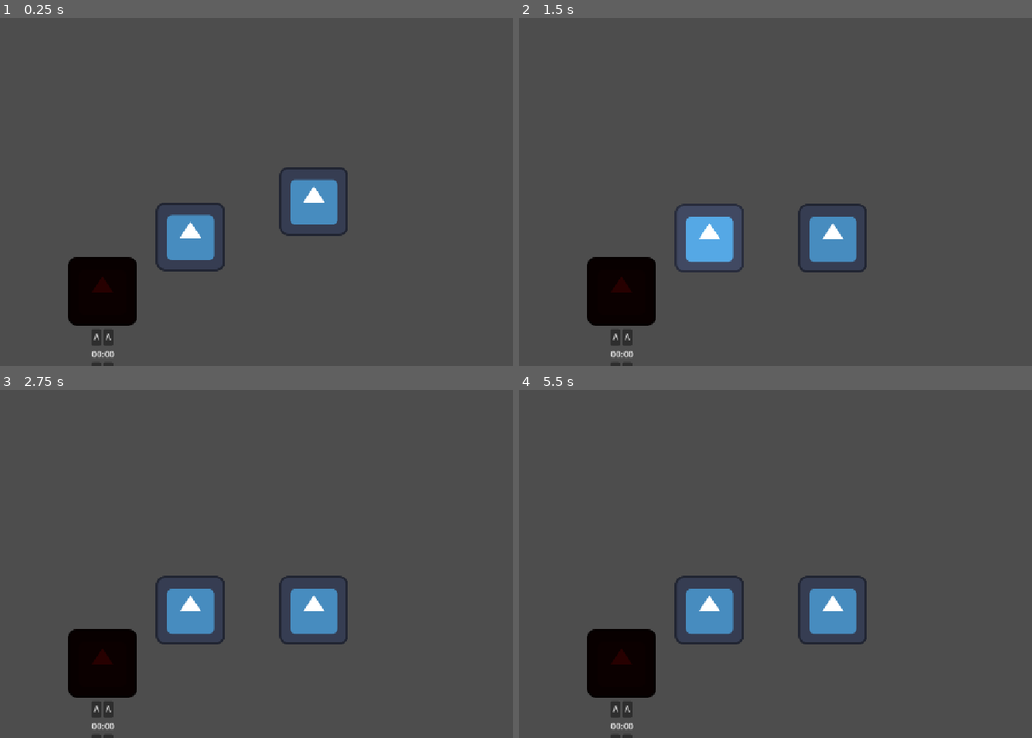
Above: before the commit, frames 1-4 (two rows, left to right).
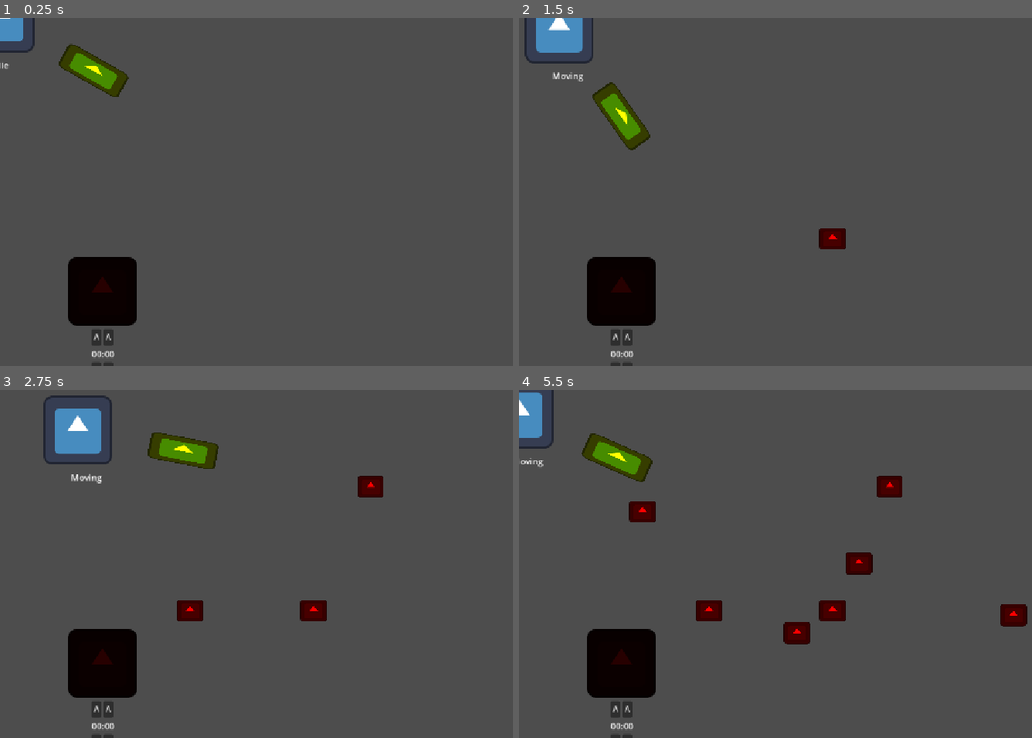
Above: after the commit, the same moments.

Repository: bugybon/chaotic-business-gamejam
Game: Godot game, scene res://scenes/kitchen.tscn
Same seed, same stepped clock (60 frames per second), same inputs: the game is played once before the commit and once after it. The project has no main scene, so this scene is started directly. The engine's default icon, where the game draws it, is replaced by a stand-in: a white triangle on a blue panel in a dark square.
Inputs (mouse positions are in pixels of both pictures, inside the frame that each line leads up to):
- Up to frame 1 (0.25 s): no input
- Up to frame 2 (1.5 s): move the mouse to (831, 240) at 0.52 s; hold D (right, bound only after the commit) 0.53-1.28 s; right-click (831, 240) at 0.6 s; move the mouse to (708, 240) at 1.27 s; hold S (down, bound only after the commit) from 1.28 s (still down); click (708, 240) at 1.35 s
- Up to frame 3 (2.75 s): right-click (189, 612) at 1.55 s; move the mouse to (369, 487) at 2.02 s; release S (down, bound only after the commit) at 2.03 s; hold D (right, bound only after the commit) from 2.03 s (still down); right-click (369, 487) at 2.1 s
- Up to frame 4 (5.5 s): move the mouse to (796, 633) at 2.77 s; release D (right, bound only after the commit) at 2.78 s; hold W (up, bound only after the commit) 2.78-3.53 s; right-click (796, 633) at 2.85 s; move the mouse to (1011, 616) at 3.52 s; press the mouse at (1011, 616) at 3.53 s; hold A (left, bound only after the commit) 3.53-5.03 s; right-click (1011, 616) at 3.8 s; move the mouse to (642, 511) at 4.27 s; release the mouse at (642, 511) at 4.28 s; right-click (642, 511) at 4.35 s; move the mouse to (857, 564) at 5.02 s; hold S (down, bound only after the commit) from 5.03 s (still down); right-click (857, 564) at 5.1 s

The runs differ from the first frame. In frame 1, 4.6% of the frame differs, in the area x 0-68%, y 0-73%; in frame 2, 5.3%; in frame 3, 6.1%; in frame 4, 6.5%, in the area x 0-100%, y 0-74%.
Error before the commit: Invalid assignment of property or key 'is_empty' with value of type 'bool' on a base object of type 'Node2D'. (res://scripts/fish.gd:18)

Commit message:
gun rotating around player and shooting a static in space bullet

Diff:
--- a/objects/player.tscn
+++ b/objects/player.tscn
@@ -14,12 +14,22 @@
 
 [node name="Player" type="CharacterBody2D" unique_id=1804814031]
 script = ExtResource("1_3rerk")
+weapon_distance = 200.0
+max_health = 20
 
 [node name="Weapon" parent="." unique_id=1968143525 instance=ExtResource("2_3rfka")]
-position = Vector2(154, 1)
 
-[node name="StateMachine" type="Node" parent="." unique_id=710805598]
+[node name="Sprite2D" type="Sprite2D" parent="." unique_id=1267373887]
+texture = ExtResource("6_3nfmf")
+
+[node name="CollisionShape2D" type="CollisionShape2D" parent="." unique_id=1296323848]
+shape = SubResource("CapsuleShape2D_8321d")
+
+[node name="WeaponPivot" type="Marker2D" parent="." unique_id=439867900]
+
+[node name="StateMachine" type="Node" parent="." unique_id=710805598 node_paths=PackedStringArray("initial_state")]
 script = ExtResource("2_i825w")
+initial_state = NodePath("Idle")
 
 [node name="Moving" type="Node" parent="StateMachine" unique_id=335193929]
 script = ExtResource("3_3rfka")
@@ -30,8 +40,8 @@
 [node name="Ranged" type="Node" parent="StateMachine" unique_id=1801741218]
 script = ExtResource("5_4vq5b")
 
-[node name="Sprite2D" type="Sprite2D" parent="." unique_id=1267373887]
-texture = ExtResource("6_3nfmf")
-
-[node name="CollisionShape2D" type="CollisionShape2D" parent="." unique_id=1296323848]
-shape = SubResource("CapsuleShape2D_8321d")
+[node name="CurrentState" type="Label" parent="." unique_id=508296380]
+offset_left = -13.0
+offset_top = 76.0
+offset_right = 27.0
+offset_bottom = 99.0
--- a/objects/weapon.tscn
+++ b/objects/weapon.tscn
@@ -3,8 +3,45 @@
 [ext_resource type="Script" uid="uid://jlml0omxnd6y" path="res://scripts/weapon.gd" id="1_6dv0v"]
 [ext_resource type="Texture2D" uid="uid://bh0xc8yfdwl3s" path="res://icon.svg" id="1_ksv7g"]
 
+[sub_resource type="Animation" id="Animation_6dv0v"]
+length = 0.001
+tracks/0/type = "value"
+tracks/0/imported = false
+tracks/0/enabled = true
+tracks/0/path = NodePath("Sprite2D:position")
+tracks/0/interp = 1
+tracks/0/loop_wrap = true
+tracks/0/keys = {
+"times": PackedFloat32Array(0),
+"transitions": PackedFloat32Array(1),
+"update": 0,
+"values": [Vector2(0, 0)]
+}
+
+[sub_resource type="Animation" id="Animation_ronfr"]
+resource_name = "ranged_attack"
+length = 0.19999999999999998
+tracks/0/type = "value"
+tracks/0/imported = false
+tracks/0/enabled = true
+tracks/0/path = NodePath("Sprite2D:position")
+tracks/0/interp = 2
+tracks/0/loop_wrap = true
+tracks/0/keys = {
+"times": PackedFloat32Array(0, 0.2),
+"transitions": PackedFloat32Array(1, 1),
+"update": 0,
+"values": [Vector2(-38, 0), Vector2(0, 0)]
+}
+
+[sub_resource type="AnimationLibrary" id="AnimationLibrary_py1eh"]
+_data = {
+&"RESET": SubResource("Animation_6dv0v"),
+&"ranged_attack": SubResource("Animation_ronfr")
+}
+
 [node name="Weapon" type="Node2D" unique_id=1968143525]
-position = Vector2(65, 0)
+position = Vector2(10, 0)
 script = ExtResource("1_6dv0v")
 
 [node name="Sprite2D" type="Sprite2D" parent="." unique_id=272272656]
@@ -14,3 +51,11 @@
 
 [node name="Marker2D" type="Marker2D" parent="." unique_id=1181387520]
 position = Vector2(64, 3)
+
+[node name="RayCast2D" type="RayCast2D" parent="." unique_id=1934688693]
+target_position = Vector2(128, 0)
+
+[node name="AnimationPlayer" type="AnimationPlayer" parent="." unique_id=1913558726]
+libraries/ = SubResource("AnimationLibrary_py1eh")
+
+[connection signal="animation_finished" from="AnimationPlayer" to="." method="_on_animation_player_animation_finished"]
--- /dev/null
+++ b/objects/weapon_projectile.tscn
@@ -0,0 +1,22 @@
+[gd_scene format=3 uid="uid://s4mjykluy4ml"]
+
+[ext_resource type="Texture2D" uid="uid://bh0xc8yfdwl3s" path="res://icon.svg" id="1_tfj36"]
+[ext_resource type="Script" uid="uid://cnhabbcg6e2pg" path="res://scripts/weapon_projectile.gd" id="1_w73ur"]
+
+[sub_resource type="RectangleShape2D" id="RectangleShape2D_w73ur"]
+size = Vector2(50, 38)
+
+[node name="WeaponProjectile" type="Area2D" unique_id=2138986374]
+collision_layer = 0
+monitorable = false
+script = ExtResource("1_w73ur")
+
+[node name="Sprite2D" type="Sprite2D" parent="." unique_id=1312088110]
+self_modulate = Color(1, 0, 0, 1)
+position = Vector2(0, -0.9999963)
+scale = Vector2(0.3828125, 0.3203125)
+texture = ExtResource("1_tfj36")
+
+[node name="CollisionShape2D" type="CollisionShape2D" parent="." unique_id=1846200577]
+position = Vector2(1, -2)
+shape = SubResource("RectangleShape2D_w73ur")
--- a/project.godot
+++ b/project.godot
@@ -30,6 +30,35 @@
 "events": [Object(InputEventMouseButton,"resource_local_to_scene":false,"resource_name":"","device":-1,"window_id":0,"a …(253 unchanged characters)…
 ]
 }
+attack_ranged={
+"deadzone": 0.2,
+"events": [Object(InputEventMouseButton,"resource_local_to_scene":false,"resource_name":"","device":-1,"window_id":0,"alt_pressed":false,"shift_pressed":false,"ctrl_pressed":false,"meta_pressed":false,"button_mask":2,"position":Vector2(518.8838, 6.40625),"global_position":Vector2(530.8838, 66.40625),"factor":1.0,"button_index":2,"canceled":false,"pressed":true,"double_click":false,"script":null)
+]
+}
+up={
+"deadzone": 0.2,
+"events": [Object(InputEventKey,"resource_local_to_scene":false,"resource_name":"","device":-1,"window_id":0,"alt_pressed":false,"shift_pressed":false,"ctrl_pressed":false,"meta_pressed":false,"pressed":false,"keycode":0,"physical_keycode":87,"key_label":0,"unicode":119,"location":0,"echo":false,"script":null)
+, Object(InputEventKey,"resource_local_to_scene":false,"resource_name":"","device":-1,"window_id":0,"alt_pressed":false,"shift_pressed":false,"ctrl_pressed":false,"meta_pressed":false,"pressed":false,"keycode":0,"physical_keycode":4194320,"key_label":0,"unicode":0,"location":0,"echo":false,"script":null)
+]
+}
+down={
+"deadzone": 0.2,
+"events": [Object(InputEventKey,"resource_local_to_scene":false,"resource_name":"","device":-1,"window_id":0,"alt_pressed":false,"shift_pressed":false,"ctrl_pressed":false,"meta_pressed":false,"pressed":false,"keycode":0,"physical_keycode":83,"key_label":0,"unicode":115,"location":0,"echo":false,"script":null)
+, Object(InputEventKey,"resource_local_to_scene":false,"resource_name":"","device":-1,"window_id":0,"alt_pressed":false,"shift_pressed":false,"ctrl_pressed":false,"meta_pressed":false,"pressed":false,"keycode":0,"physical_keycode":4194322,"key_label":0,"unicode":0,"location":0,"echo":false,"script":null)
+]
+}
+left={
+"deadzone": 0.2,
+"events": [Object(InputEventKey,"resource_local_to_scene":false,"resource_name":"","device":-1,"window_id":0,"alt_pressed":false,"shift_pressed":false,"ctrl_pressed":false,"meta_pressed":false,"pressed":false,"keycode":0,"physical_keycode":65,"key_label":0,"unicode":97,"location":0,"echo":false,"script":null)
+, Object(InputEventKey,"resource_local_to_scene":false,"resource_name":"","device":-1,"window_id":0,"alt_pressed":false,"shift_pressed":false,"ctrl_pressed":false,"meta_pressed":false,"pressed":false,"keycode":0,"physical_keycode":4194319,"key_label":0,"unicode":0,"location":0,"echo":false,"script":null)
+]
+}
+right={
+"deadzone": 0.2,
+"events": [Object(InputEventKey,"resource_local_to_scene":false,"resource_name":"","device":-1,"window_id":0,"alt_pressed":false,"shift_pressed":false,"ctrl_pressed":false,"meta_pressed":false,"pressed":false,"keycode":0,"physical_keycode":68,"key_label":0,"unicode":100,"location":0,"echo":false,"script":null)
+, Object(InputEventKey,"resource_local_to_scene":false,"resource_name":"","device":-1,"window_id":0,"alt_pressed":false,"shift_pressed":false,"ctrl_pressed":false,"meta_pressed":false,"pressed":false,"keycode":0,"physical_keycode":4194321,"key_label":0,"unicode":0,"location":0,"echo":false,"script":null)
+]
+}
 
 [physics]
 
--- a/scenes/kitchen.tscn
+++ b/scenes/kitchen.tscn
@@ -1,20 +1,16 @@
 [gd_scene format=3 uid="uid://c2jbsai4t8e8k"]
 
+[ext_resource type="PackedScene" uid="uid://bbymadwhk5cow" path="res://objects/player.tscn" id="1_2b6py"]
 [ext_resource type="PackedScene" uid="uid://bytdmrn425dky" path="res://objects/grill.tscn" id="1_7ilqw"]
-[ext_resource type="PackedScene" uid="uid://c00lrexnw36os" path="res://objects/fish.tscn" id="2_mrp8g"]
 
 [sub_resource type="WorldBoundaryShape2D" id="WorldBoundaryShape2D_8321d"]
 
 [node name="Kitchen" type="Node2D" unique_id=512525790]
 
-[node name="Fish2" parent="." unique_id=1804225676 instance=ExtResource("2_mrp8g")]
-position = Vector2(585, 313)
+[node name="Player" parent="." unique_id=1804814031 instance=ExtResource("1_2b6py")]
 
 [node name="Grill" parent="." unique_id=914360036 instance=ExtResource("1_7ilqw")]
 position = Vector2(191, 509)
-
-[node name="Fish" parent="." unique_id=1128632409 instance=ExtResource("2_mrp8g")]
-position = Vector2(355, 379)
 
 [node name="StaticBody2D" type="StaticBody2D" parent="." unique_id=1454758829]
 position = Vector2(565, 476)
--- a/scripts/player.gd
+++ b/scripts/player.gd
@@ -4,7 +4,8 @@
 @onready var weapon: Node2D = $Weapon
 @export var speed = 100
 @onready var current_state: Label = $CurrentState
-
+@onready var weapon_pivot: Marker2D = $WeaponPivot
+@export var weapon_distance:float = 10.0
 signal attack_finished
 
 var direction = "front"
@@ -33,9 +34,8 @@
 
 func apply_movement():
 	velocity = input_direction * speed
+
+	var mouse_direction:Vector2 = weapon_pivot.global_position.direction_to(get_global_mouse_position())
+	weapon.global_position = weapon_pivot.global_position + mouse_direction * weapon_distance
+	print(weapon_pivot.global_position, global_position)
 	weapon.look_at(get_global_mouse_position())
-
-func _on_area_2d_vision_area_exited(area: Area2D) -> void:
-	var target = area.get_parent()  # the Hurtbox's parent is the entity itself
-	if target is CombatEntity:
-		target.visible = false
--- a/scripts/states/player_ranged_state.gd
+++ b/scripts/states/player_ranged_state.gd
@@ -9,6 +9,7 @@
 func physics_update(_delta: float) -> void:
 	player.current_state.text = RANGED
 	input_direction = player._get_direction()
+	player.apply_movement()
 	player.move_and_slide()
 	#if attack_finished == true:
 		#if input_direction != Vector2.ZERO:
--- a/scripts/states/player_state.gd
+++ b/scripts/states/player_state.gd
@@ -2,7 +2,6 @@
 
 const IDLE = "Idle"
 const MOVING = "Moving"
-const MELEE = "Melee"
 const RANGED = "Ranged"
 
 var player: CharacterBody2D
--- a/scripts/states/player_state_machine.gd
+++ b/scripts/states/player_state_machine.gd
@@ -14,12 +14,9 @@
 	if Input.is_action_just_pressed("attack_ranged"):
 		state.finished.emit("Ranged")
 		pass
-	elif Input.is_action_just_pressed("attack_melee"):
-		state.finished.emit("Melee")
-		pass
 
 	match state.name:
-		"Melee","Ranged":
+		"Ranged":
 			if attack_finished == true:
 				state.finished.emit("Idle")
 		"Idle":
--- a/scripts/weapon.gd
+++ b/scripts/weapon.gd
@@ -1,12 +1,11 @@
 extends Node2D
-@onready var animation_player: AnimationPlayer = $AnimationPlayer
-@export var melee_damage:int
 var area_effect
 var area_instance
 signal attack_finished
+@onready var animation_player: AnimationPlayer = $AnimationPlayer
 
 func _ready() -> void:
-	area_effect = preload("res://night/objects/area_attack.tscn")
+	area_effect = preload("res://objects/weapon_projectile.tscn")
 
 func ranged_attack_animation() -> void:
 	animation_player.play("ranged_attack")
@@ -14,11 +13,6 @@
 	area_instance.position = get_global_mouse_position()
 	get_tree().current_scene.add_child(area_instance)
 
-func _on_area_entered(area: Area2D) -> void:
-	var target = area.get_parent()
-	if target is CombatEntity:
-		target.take_damage(melee_damage)
-
 
 func _on_animation_player_animation_finished(anim_name: StringName) -> void:
 	if anim_name == "ranged_attack":
--- a/scripts/weapon_projectile.gd
+++ b/scripts/weapon_projectile.gd
@@ -1,17 +1,23 @@
 extends Area2D
-@onready var animation_player: AnimationPlayer = $AnimationPlayer
-
 @export var damage:int = 0
-@export var time_scale:float = 1.0
+@export var speed:float = 5.0
+var max_distance:float = 1000.0
+var distance:float = 0.0
 # Called when the node enters the scene tree for the first time.
 func _ready() -> void:
-	animation_player.play("attack", -1, time_scale)
+	pass
+
+func _physics_process(delta: float) -> void:
+	distance = delta * speed
+
+	if max_distance < distance:
+		queue_free()
 
 
 func _on_area_entered(area: Area2D) -> void:
-	var target = area.get_parent()  # the Hurtbox's parent is the entity itself
+	var target = area.get_parent()
 	if target is CombatEntity:
-		target.take_damage(damage)  # `self` = this Weapon, that's your "source"
+		target.take_damage(damage)
 
 
 func _on_animation_player_animation_finished(anim_name: StringName) -> void:
